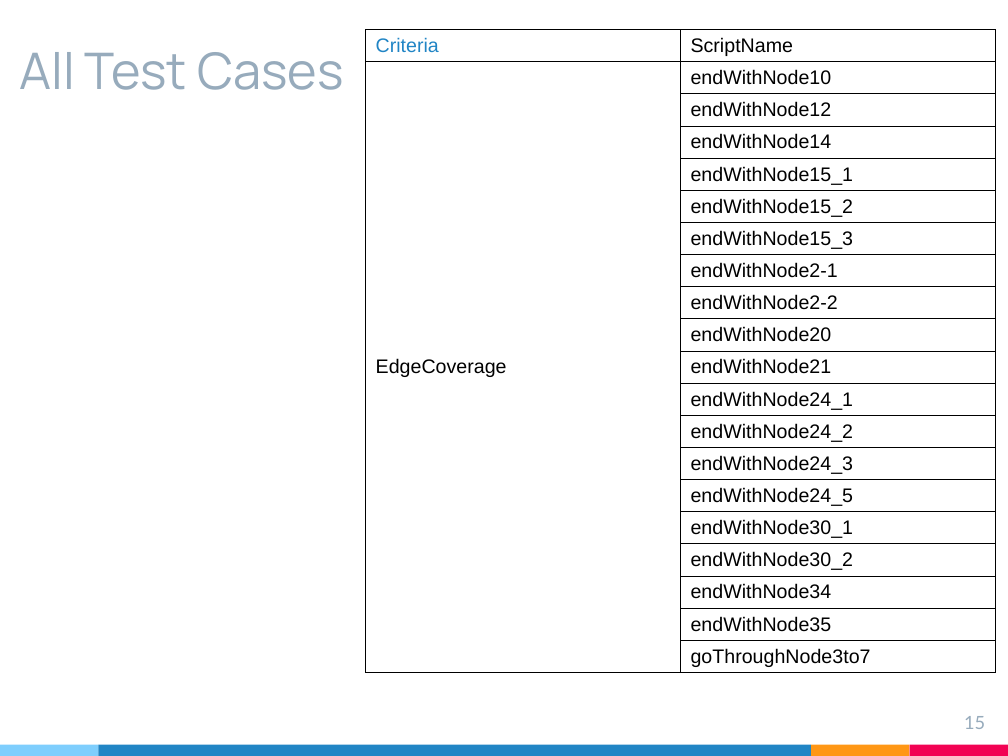
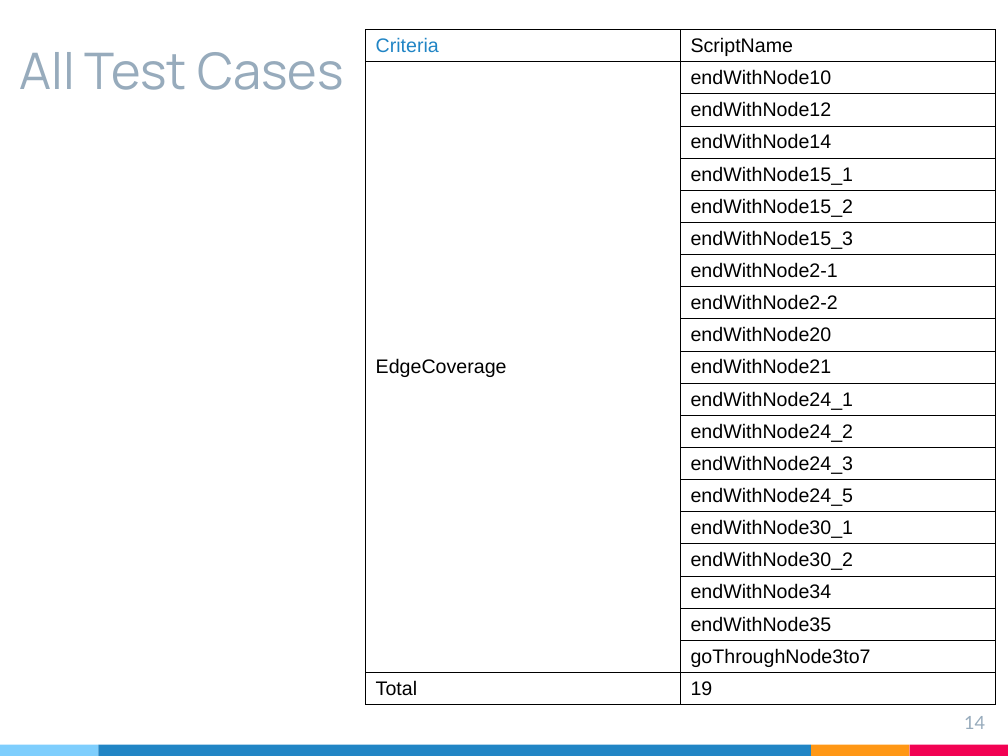
Before and after one commit to likesm0887/STV-Project, a slide deck: slide 14 of Document/軟體測試期末簡報.pptx (slide 15 before the commit). Drawn at 1008x756 pixels with LibreOffice and Linux fonts; fonts in the diff are those of the drawing. Boxes give left, top, right and bottom in pixels: in the first picture for what was removed or moved away, otherwise in the second. Text is boxed around its words. In the diff, an @@ line names an element or a change of style, - is before the commit and + after.

```diff
--- a/Document/軟體測試期末簡報.pptx
+++ b/Document/軟體測試期末簡報.pptx
@@ table at (366,29,995,735) @@
+row 21: Total | 19
@@ page number at (964,716,985,729): text changed @@
-15
+14
```
Also in this commit, not shown: 13 other slides changed, 7 slides added, 4 slides removed, 6 other files.
